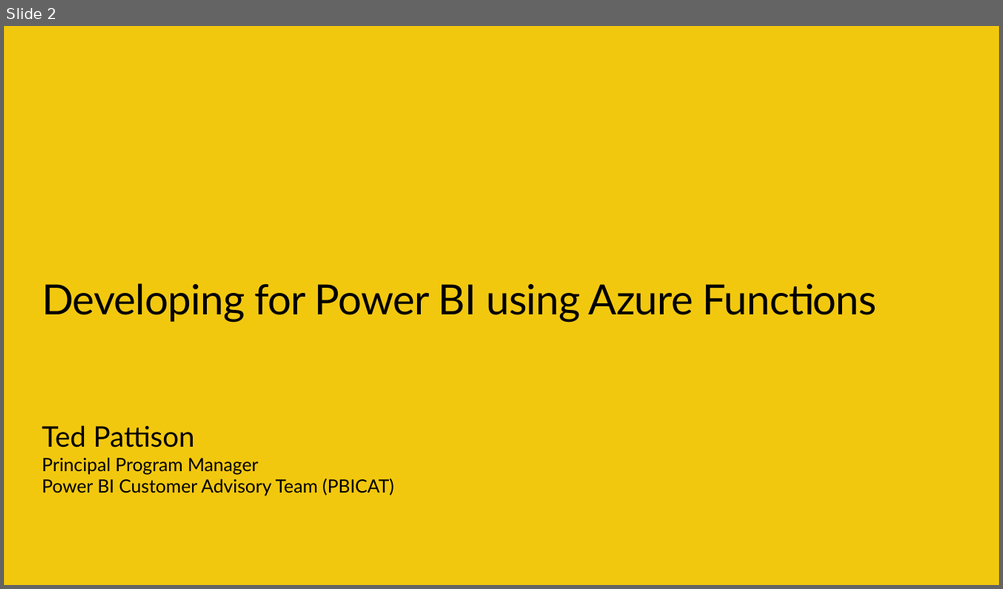
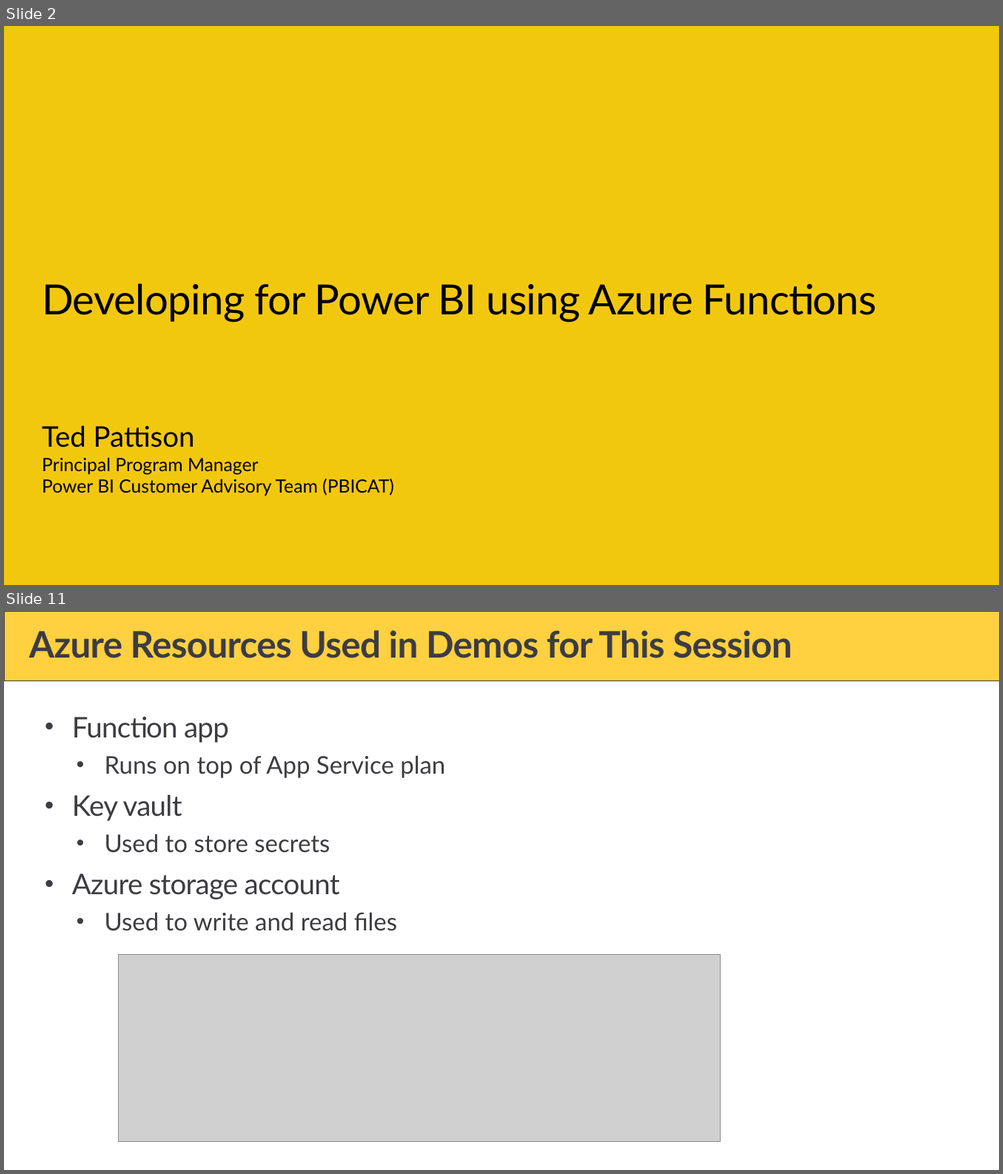
Before and after one commit to PowerBiDevCamp/Camp-Sessions, a slide deck: Session 23 - Developing for Power BI using Azure Functions.pptx. Shown one above the other, each under a label of ours: slide 2 before the commit, slides 2 and 11 after it; the slides between them are not shown. The pictures are 1003x589 and 1003x1174 pixels, drawn with LibreOffice and Linux fonts; fonts in the diff are those of the drawing; grey boxes stand for pictures; background and template pictures are left out. Boxes give left, top, right and bottom in pixels: in the first picture for what was removed or moved away, otherwise in the second. Text is boxed around its words. In the diff, an @@ line names an element or a change of style, - is before the commit and + after.

```diff
--- a/Session 23 - Developing for Power BI using Azure Functions.pptx
+++ b/Session 23 - Developing for Power BI using Azure Functions.pptx
@@ slide 11 added at (4,611,999,1170), background #FFFFFF @@
@@ rectangle added at (4,611,999,681), fill #FFD040, outline #3C3C41 0.5 pt @@
@@ title added at (29,630,791,658), 36 pt, text #3C3C41, bold @@
+Azure Resources Used in Demos for This Session
@@ text added at (72,717,445,931), 24 pt, text #3C3C41 @@
+• Function app
+  • Runs on top of App Service plan
+• Key vault
+  • Used to store secrets
+• Azure storage account
+  • Used to write and read files
@@ picture added at (118,954,720,1142) @@
```
Also in this commit, not shown: 3 slides changed, 40 other slides added, 4 slides removed, 2 other files.
